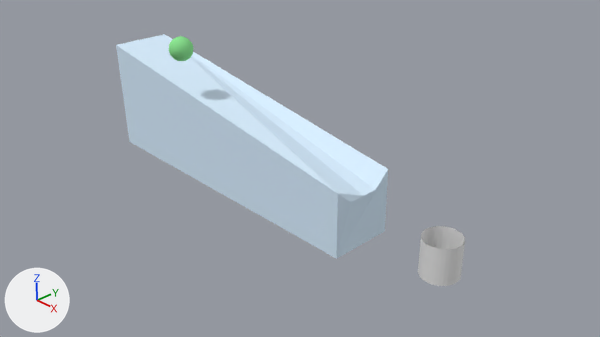
The Blender file Blender/Ex_25_Henrique_Animacao_Simples.blend: old version first, new version second.
Rendered twice from the file's camera 'Camera'. The axes (+X, +Y, +Z) are drawn at lower left. The lights are the same throughout.
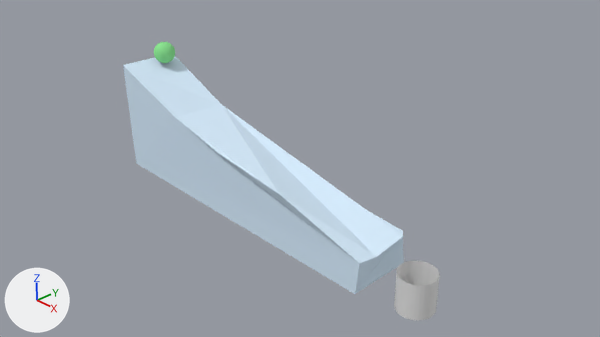
Pixel boxes (x1, y1, x2, y2) of what changed, in the pictures (600 x 337 px):
'Cube', reshaped, moved: before (116, 34, 388, 259); after (123, 56, 404, 294)
'Cylinder', moved: before (418, 226, 465, 286); after (394, 261, 440, 321)
'Sphere', moved: before (169, 36, 193, 61); after (154, 42, 175, 63)

The change in detail:
me_cube has 11 vertices, 6 faces and spans x -1.0..1.02, y -1.0..1.0, z -1.0..2.74.
me_cube is used by ob_cube; location (-0.67, -0.33, 0.21); scale (2.88, 0.533, 0.533).
Verts and faces of me_cube; kept vertices keep their numbers, new ones are numbered from 11.
Before the commit, vertices of me_cube: 0 (1.0, 1.0, -1.0) at pixel (384, 231), 1 (1.0, -1.0, -1.0) at pixel (336, 258), 2 (-1.0, -1.0, -1.0) at pixel (129, 141), 3 (-1.0, 1.0, -1.0), 4 (1.0, 1.0, 1.0) at pixel (388, 169).
Before the commit, vertices of me_cube: 5 (1.0, -1.0, 1.0) at pixel (337, 193), 6 (-1.0, -1.0, 2.74) at pixel (116, 44), 7 (-1.0, 1.0, 2.74) at pixel (164, 34), 8 (1.02, -0.12, 0.65) at pixel (363, 195), 9 (1.02, -0.62, 0.65) at pixel (351, 202).
Before the commit, vertices of me_cube: 10 (1.02, 0.36, 0.65) at pixel (375, 189).
Part 1, on me_cube:
Vertices deleted: 4, 5 (with the faces that use them).
Vertex 8 moves to (1.02, 0.04, -0.09), pixel (386, 251).
Vertex 9 moves to (1.02, -0.34, -0.09), pixel (376, 257).
Vertex 10 moves to (1.02, 0.72, 0.05), pixel (403, 236).
New vertex 11 is at (0.98, 1.0, 0.01), pixel (402, 230).
New vertex 12 is at (1.02, -0.99, 0.01), pixel (359, 263).
New vertex 13 is at (0.02, -1.2, 1.31), pixel (218, 153).
New vertex 14 is at (-0.43, -1.05, 1.71), pixel (175, 117).
New vertex 15 is at (0.52, -1.21, 1.0), pixel (279, 194).
New vertex 16 is at (0.01, 1.0, 0.88).
New vertex 17 is at (-0.49, 1.0, 1.52), pixel (221, 104).
New vertex 18 is at (0.54, 1.0, 0.21).
New faces: (6, 14, 13, 15, 12, 9, 8, 10, 11, 18, 16, 17, 7), (0, 11, 10, 8, 9, 12, 1), (1, 12, 15, 13, 14, 6, 2), (0, 3, 7, 17, 16, 18, 11).
Object 'Cylinder' (ob_cylinder) moves from (3.6, -0.34, 0.15) to (3.45, -0.61, -0.34).
Object 'Sphere' (ob_sphere) moves from (-1.16, -0.98, 2.1) to (-2.77, -0.31, 1.57).
Object 'Cube' (ob_cube) moves from (-0.67, -0.33, 0.21) to (-0.12, -0.53, -0.02).
